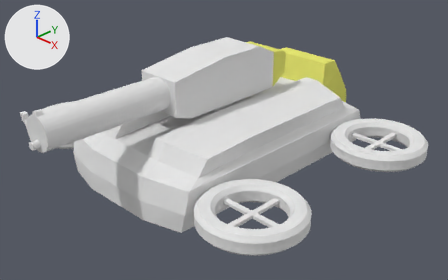
Two versions of the Blender file Fiptubat/Assets/Models/Targets/Hover_Turret.blend, one commit apart.
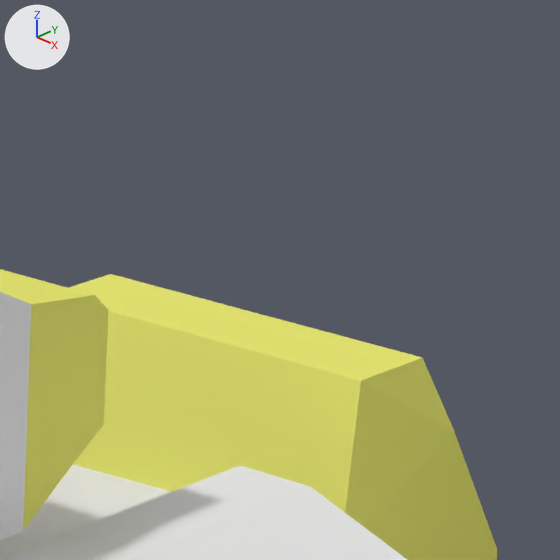
Each version is shown whole from a camera (50 mm lens) standing at (2.674, -2.67, 1.718) and looking at (0.14, -0.123, 0.015), then close up on the part from 60% to 79% of the width and 2% to 33% of the height. Every picture has the same lights, and +X, +Y and +Z are marked at upper left.

Objects in the first close-up: 'Body', 'Receiver'.
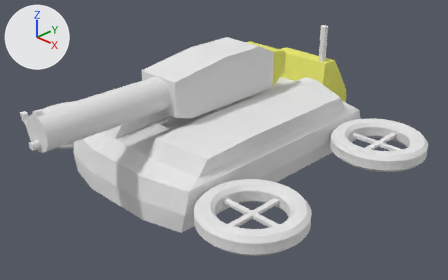
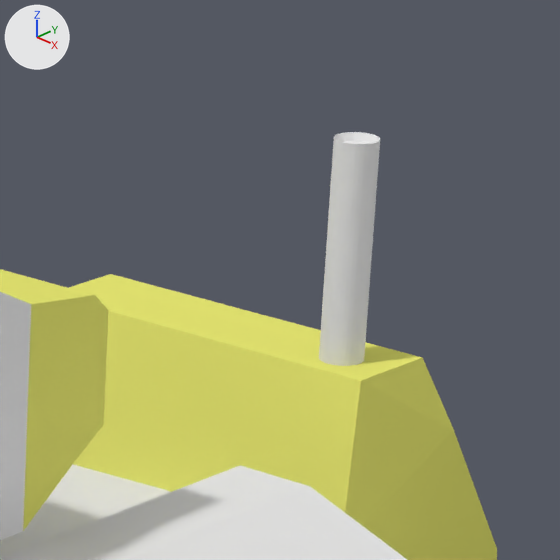
Boxes [x1, y1, x2, y2] around the edits, measured in the close-ups (560 x 560 px):
'Chimney', added
    after: [319, 132, 380, 366]

Patch to the scene script:
```diff
--- a/Fiptubat/Assets/Models/Targets/Hover_Turret.blend.py
+++ b/Fiptubat/Assets/Models/Targets/Hover_Turret.blend.py
@@ me_cylinder_001 @@
+me_cylinder_001.from_pydata(...)  # 96 vertices, 65 faces; spans x -0.025..0.025, y -0.025..0.025, z -0.15..0.15
+me_cylinder_001.materials.append(mat_steel)  # white #e7e7e7
@@ ob_chimney @@
+ob_chimney = bpy.data.objects.new('Chimney', me_cylinder_001)
+ob_chimney.parent = ob_body
+ob_chimney.location = (0.163, 0.848, 0.426)
```
